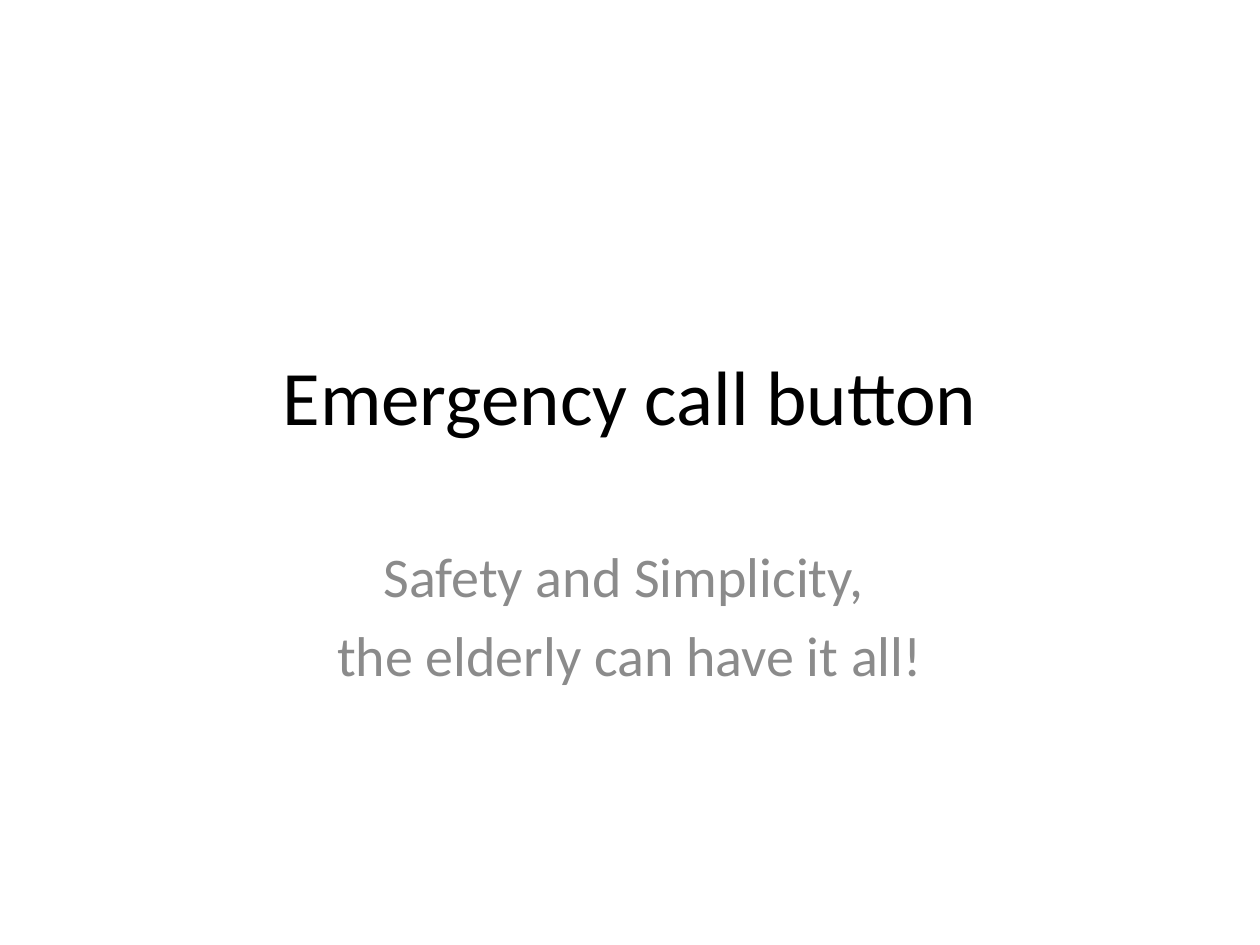
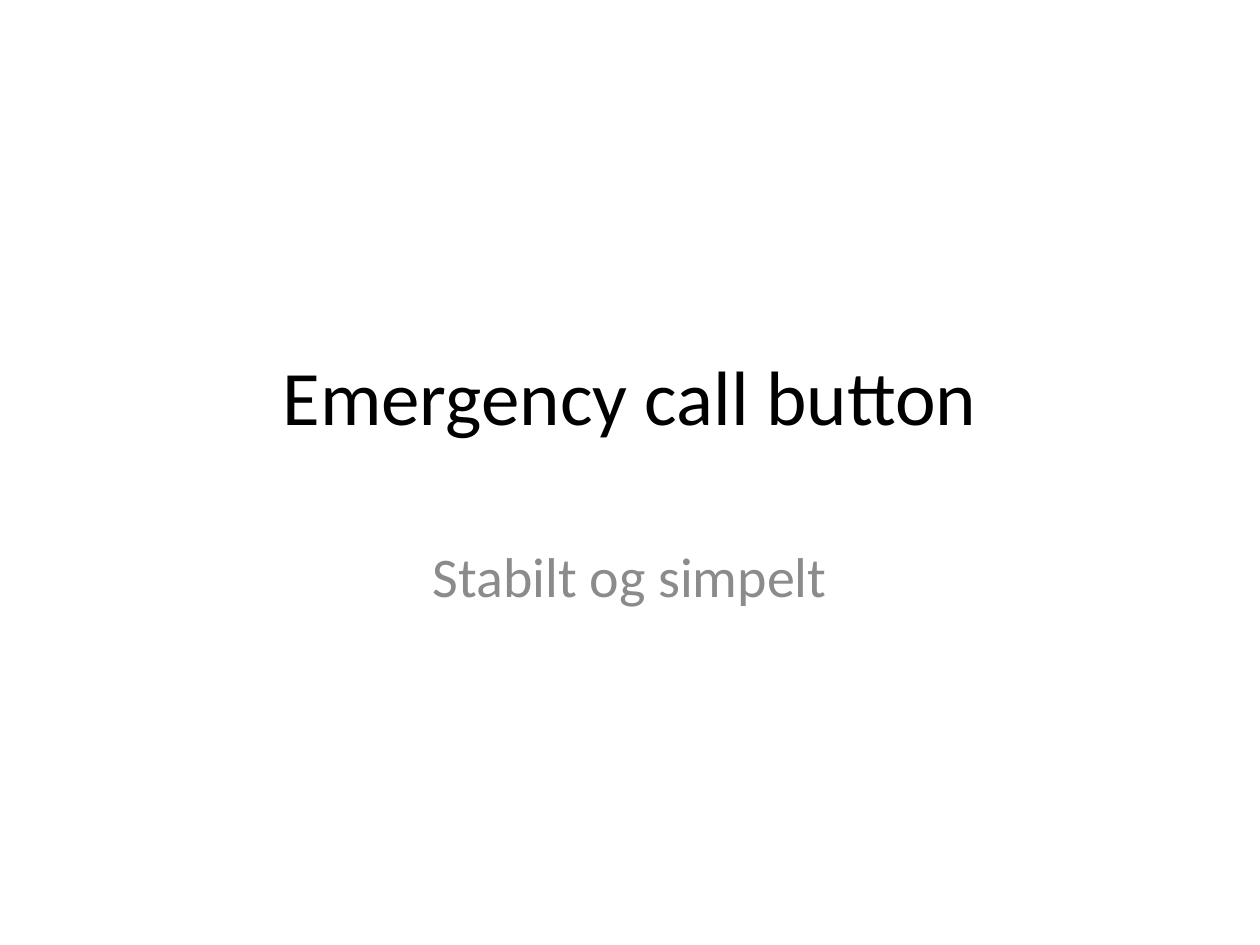
Before and after one commit to ahpoder/masterofit2009, a slide deck: slide 1 of syseng_hwco/proj/Artifact/Presentations/Presentation_11_02_11.pptx. Drawn at 1260x945 pixels with LibreOffice and Linux fonts; fonts in the diff are those of the drawing. Boxes give left, top, right and bottom in pixels: in the first picture for what was removed or moved away, otherwise in the second. Text is boxed around its words. In the diff, an @@ line names an element or a change of style, - is before the commit and + after.

```diff
--- a/syseng_hwco/proj/Artifact/Presentations/Presentation_11_02_11.pptx
+++ b/syseng_hwco/proj/Artifact/Presentations/Presentation_11_02_11.pptx
@@ subtitle at [433,558,826,607]: text changed @@
-Safety and Simplicity,
-the elderly can have it all!
+Stabilt og simpelt
```
Also in this commit, not shown: 4 slides added, 4 slides removed.
